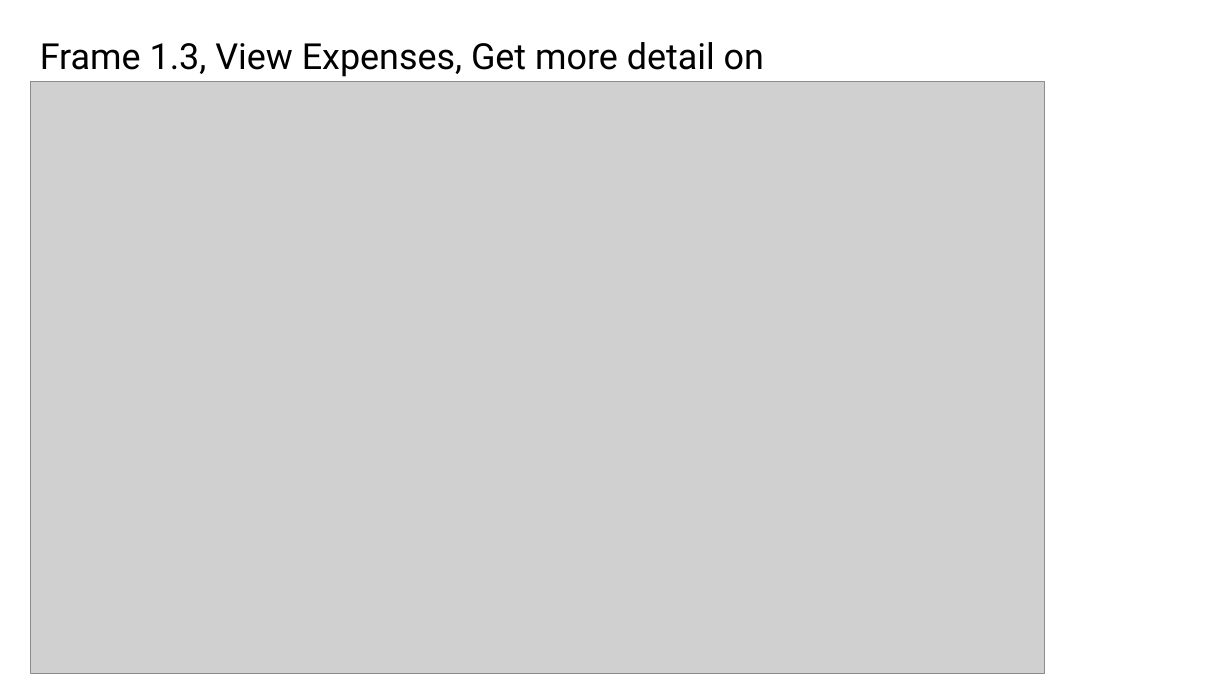
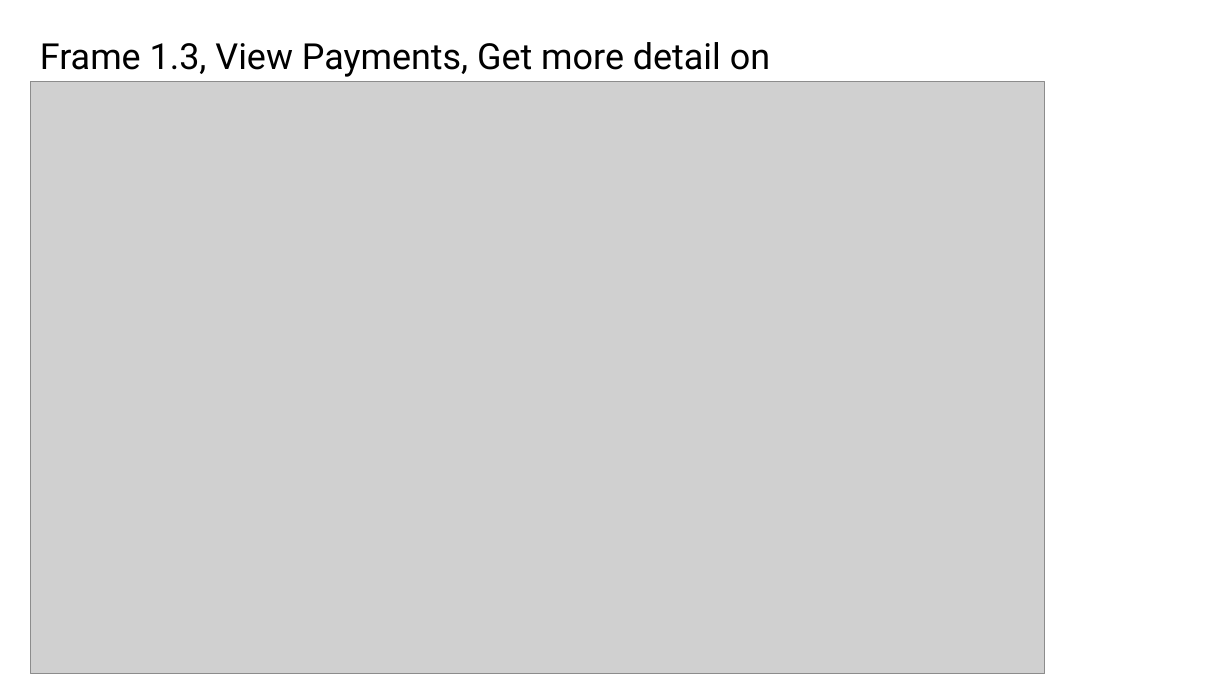
Before and after one commit to SolidCaterpillar/SWEN303-Group-Project-Part-1, a slide deck: slide 4 of Cognitive_Presentations/Cognitive_Presentation_ZArn.pptx. Drawn at 1232x693 pixels with LibreOffice and Linux fonts; fonts in the diff are those of the drawing; grey boxes stand for pictures. Boxes give left, top, right and bottom in pixels: in the first picture for what was removed or moved away, otherwise in the second. Text is boxed around its words. In the diff, an @@ line names an element or a change of style, - is before the commit and + after.

```diff
--- a/Cognitive_Presentations/Cognitive_Presentation_ZArn.pptx
+++ b/Cognitive_Presentations/Cognitive_Presentation_ZArn.pptx
@@ text at (x1=40, y1=42, x2=770, y2=82): text changed @@
-Frame 1.3, View Expenses, Get more detail on Broadband
+Frame 1.3, View Payments, Get more detail on Broadband
```
Also in this commit, not shown: 3 other slides changed.
